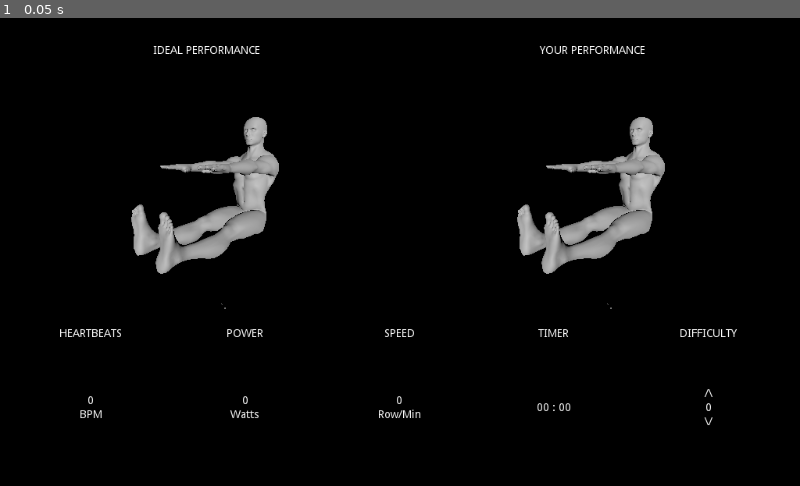
Above: before the commit, frame 1.
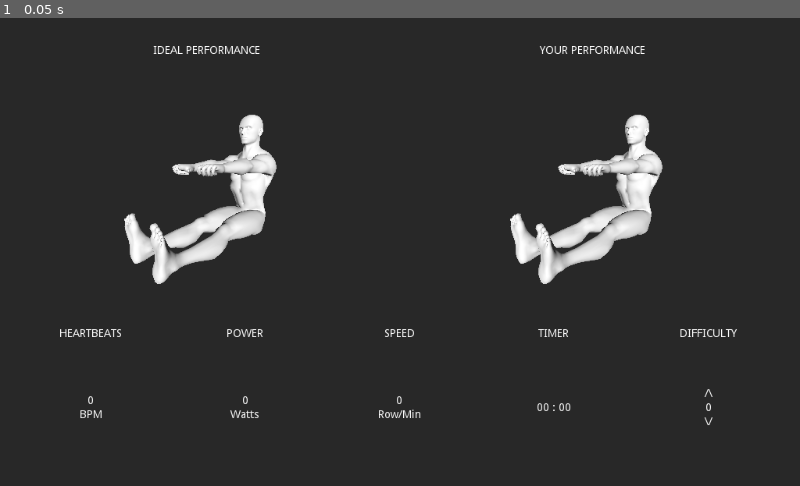
Above: after the commit, the same moment.

Repository: 2row-unb/2rs-viewer
Game: Godot game, scene res://screens/Main.tscn
Same seed, same stepped clock (60 frames per second), same inputs: the game is played once before the commit and once after it.
Inputs:
- Up to frame 1 (0.05 s): no input

The runs differ from the first frame. In frame 1, 99% of the frame differs, in the area x 0-100%, y 0-100%.

Commit message:
[3D] Update Athlete Structure

Diff:
--- a/project.godot
+++ b/project.godot
@@ -21,4 +21,4 @@
 [rendering]
 
 quality/intended_usage/framebuffer_allocation=0
-environment/default_clear_color=Color( 0, 0, 0, 1 )
+environment/default_clear_color=Color( 0.156863, 0.156863, 0.156863, 1 )
--- a/screens/BodyScreen.tscn
+++ b/screens/BodyScreen.tscn
@@ -2,8 +2,4 @@
 
 [ext_resource path="res://imports/athlete.dae" type="PackedScene" id=1]
 
-[node name="Scene Root" instance=ExtResource( 1 )]
-
-[node name="WGT-forearm_hose_R" parent="." index="53"]
-
-_sections_unfolded = [ "Transform" ]
+[node name="Scene Root" index="0" instance=ExtResource( 1 )]
--- a/screens/Main.tscn
+++ b/screens/Main.tscn
@@ -4,7 +4,7 @@
 [ext_resource path="res://screens/ViewerScreen.tscn" type="PackedScene" id=2]
 [ext_resource path="res://screens/ControllerRequester.tscn" type="PackedScene" id=3]
 
-[node name="Root" type="Node" index="0"]
+[node name="Root" type="Node"]
 
 script = ExtResource( 1 )
 
Not shown, changed: imports/athlete.dae
Not shown, changed: imports/athlete.dae.import
